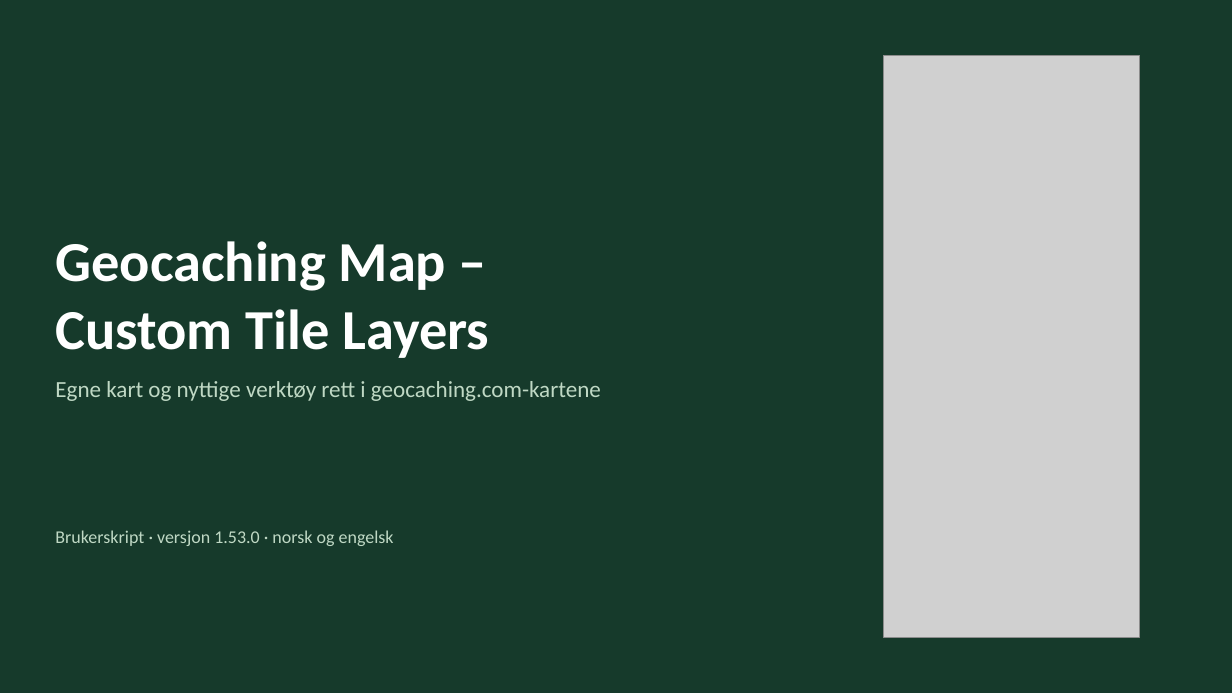
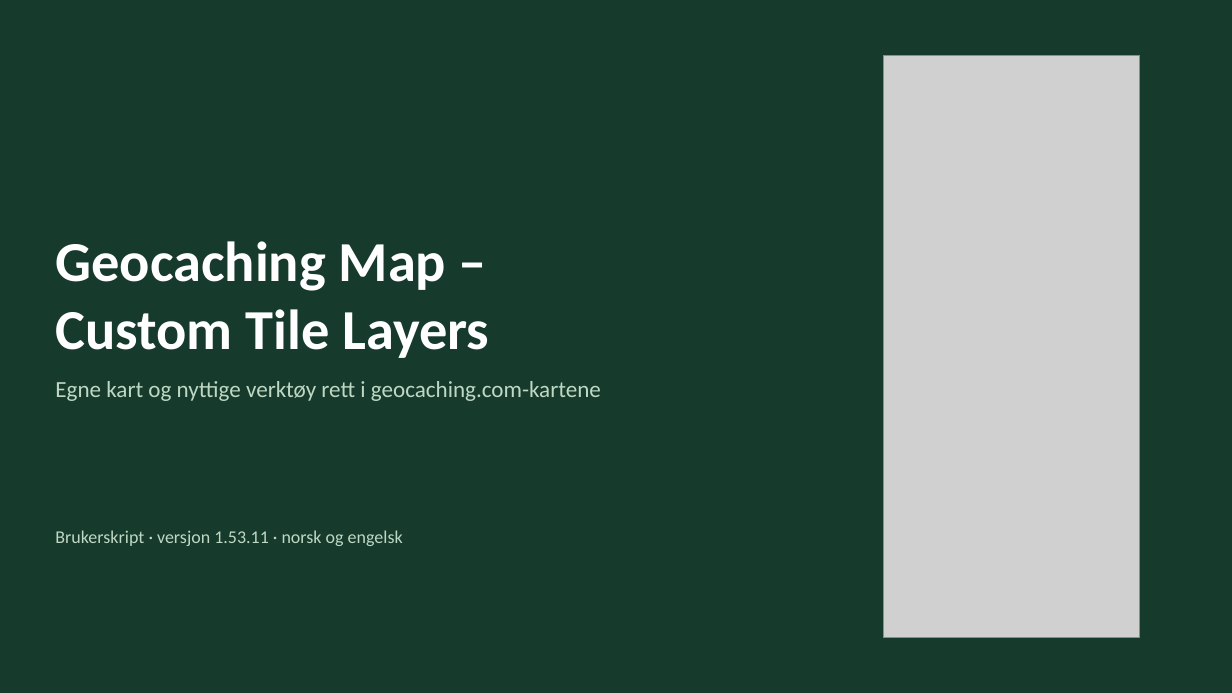
Before and after one commit to knutos/custom-tiles, a slide deck: slide 1 of docs/Geocaching-Map-Custom-Tile-Layers-Presentasjon.pptx. Drawn at 1232x693 pixels with LibreOffice and Linux fonts; fonts in the diff are those of the drawing; grey boxes stand for pictures. Boxes give left, top, right and bottom in pixels: in the first picture for what was removed or moved away, otherwise in the second. Text is boxed around its words. In the diff, an @@ line names an element or a change of style, - is before the commit and + after.

```diff
--- a/docs/Geocaching-Map-Custom-Tile-Layers-Presentasjon.pptx
+++ b/docs/Geocaching-Map-Custom-Tile-Layers-Presentasjon.pptx
@@ text at (x1=55, y1=530, x2=403, y2=546): text changed @@
-Brukerskript · versjon 1.53.0 · norsk og engelsk
+Brukerskript · versjon 1.53.11 · norsk og engelsk
```
Also in this commit, not shown: 15 other slides changed, 5 other files.
